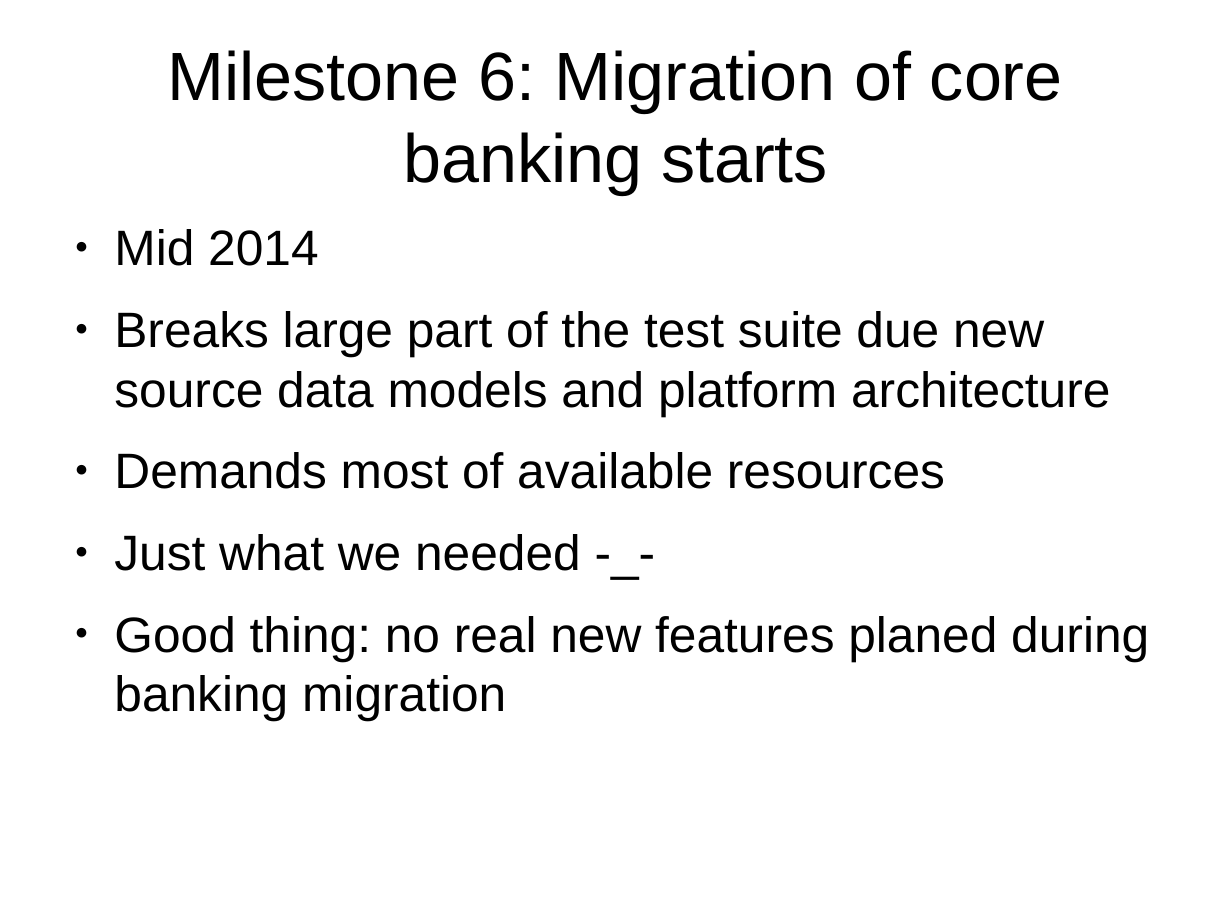
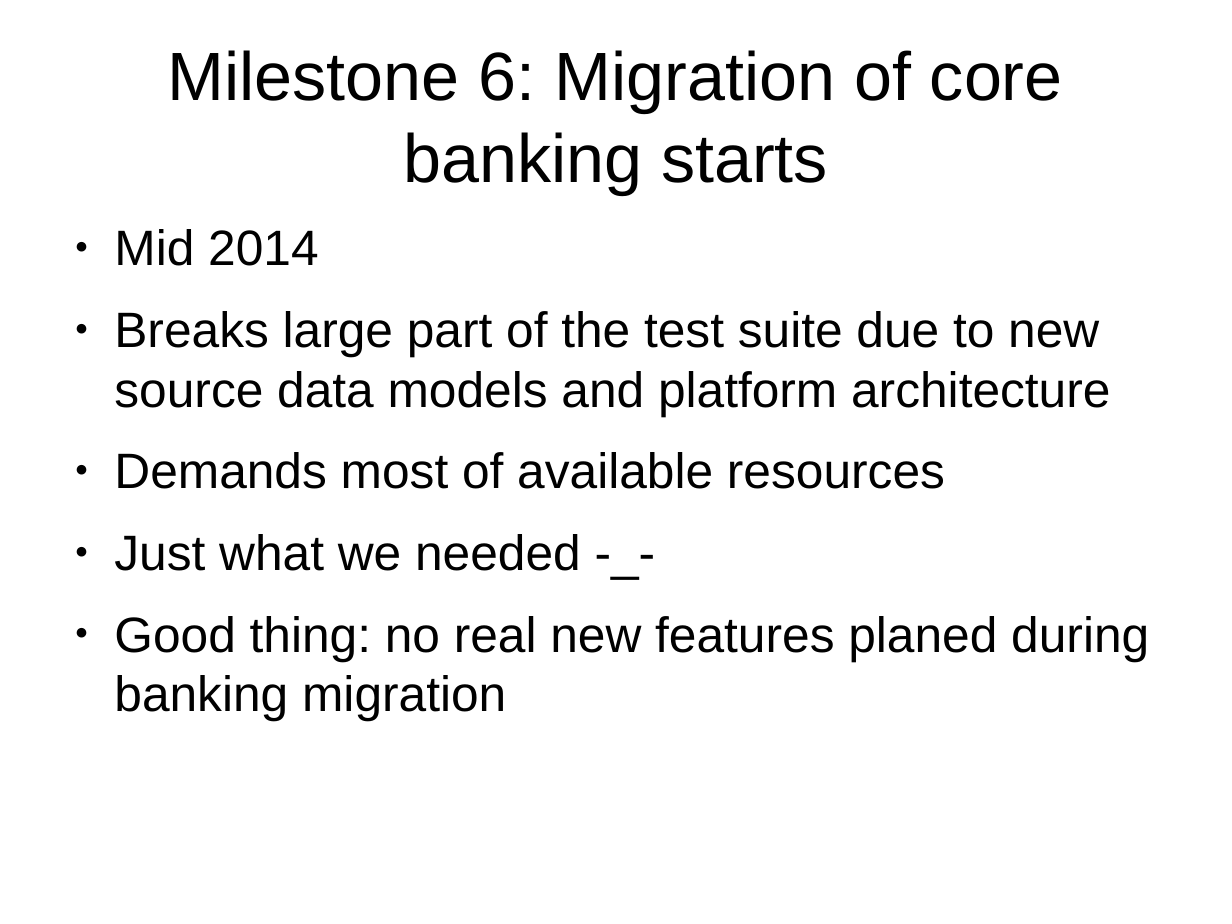
Before and after one commit to roskakori/talks, a slide deck: slide 26 of pygraz/python3_migration/Migration_to_Python3_in_Finance.odp. Drawn at 1232x924 pixels with LibreOffice and Linux fonts; fonts in the diff are those of the drawing. Boxes give left, top, right and bottom in pixels: in the first picture for what was removed or moved away, otherwise in the second. Text is boxed around its words. In the diff, an @@ line names an element or a change of style, - is before the commit and + after.

Commit message:
Cleaned up wording and typos.

```diff
--- a/pygraz/python3_migration/Migration_to_Python3_in_Finance.odp
+++ b/pygraz/python3_migration/Migration_to_Python3_in_Finance.odp
@@ text at [114, 311, 1110, 416]: text changed @@
-● Breaks large part of the test suite due new source data models and platform architecture
+● Breaks large part of the test suite due to new source data models and platform architecture
```
Also in this commit, not shown: 6 other slides changed.
